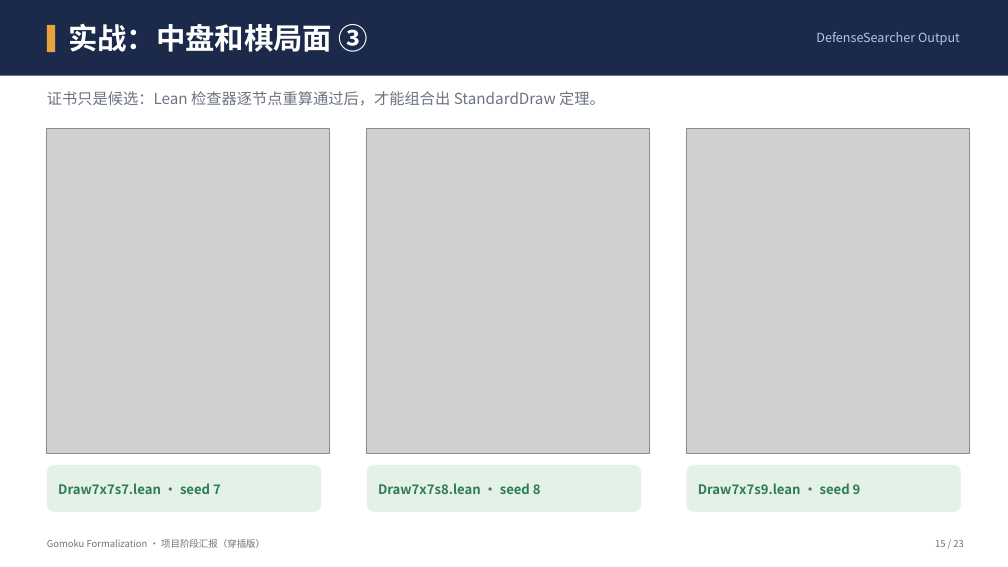
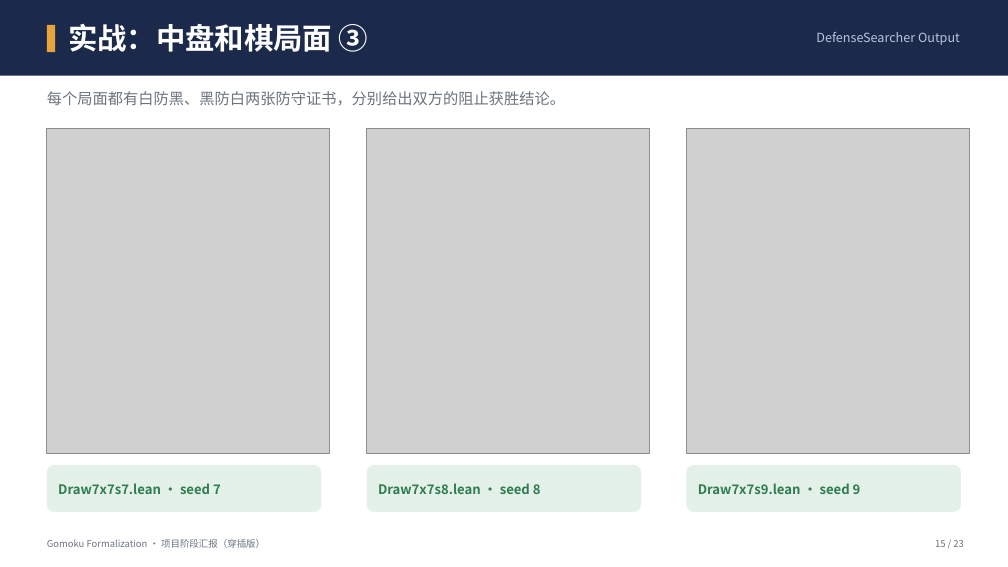
Before and after one commit to 123tg/GomokuFormalization, a slide deck: slide 17 of 五子棋项目阶段汇报_穿插版.pptx. Drawn at 1008x567 pixels with LibreOffice and Linux fonts; fonts in the diff are those of the drawing; grey boxes stand for pictures. Boxes give left, top, right and bottom in pixels: in the first picture for what was removed or moved away, otherwise in the second. Text is boxed around its words. In the diff, an @@ line names an element or a change of style, - is before the commit and + after.

```diff
--- a/五子棋项目阶段汇报_穿插版.pptx
+++ b/五子棋项目阶段汇报_穿插版.pptx
@@ text at (47,91,565,106): text changed @@
-证书只是候选：Lean 检查器逐节点重算通过后，才能组合出 StandardDraw 定理。
+每个局面都有白防黑、黑防白两张防守证书，分别给出双方的阻止获胜结论。
```
Also in this commit, not shown: 2 other slides changed, 1 other file.
